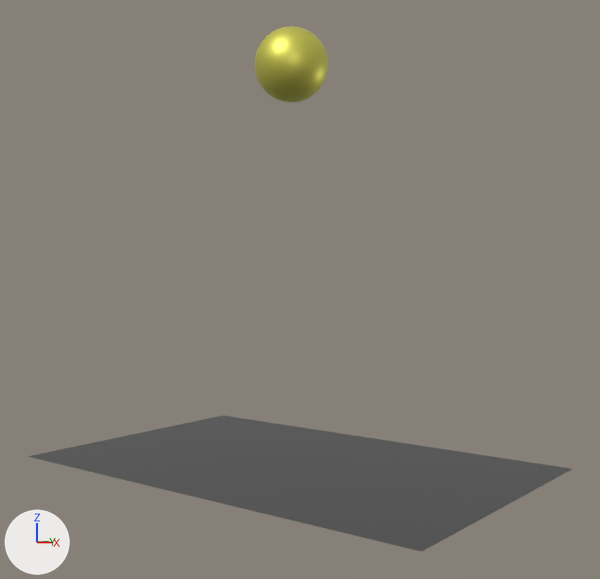
Before and after pictures for a commit that changed the Blender file testZone.blend.
Before and after are seen from a camera (50 mm lens) standing at (2.59, -3.27, 3.24) and looking at (0.12, -0.08, 3.12). Arrows for +X, +Y and +Z are at lower left; the lights stay in place.
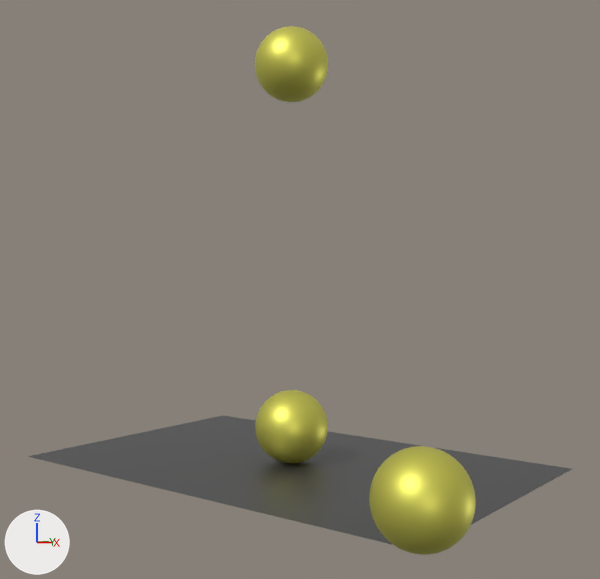
The change, as a list of edits to the scene's bpy script:
```text
Add ob_sphere_002:
    ob_sphere_002 = bpy.data.objects.new('Sphere.002', me_sphere)
    ob_sphere_002.location = (1.166, -0.741, 2.424)
Add ob_sphere_001:
    ob_sphere_001 = bpy.data.objects.new('Sphere.001', me_sphere)
    ob_sphere_001.location = (0.0, 0.0, 2.424)
```

Boxes (x1, y1, x2, y2) around the edits, measured in the pictures (600 x 579 px):
'Sphere.002', added (yellow)
    after: (369, 446, 476, 555)
'Sphere.001', added (yellow)
    after: (255, 390, 328, 463)
